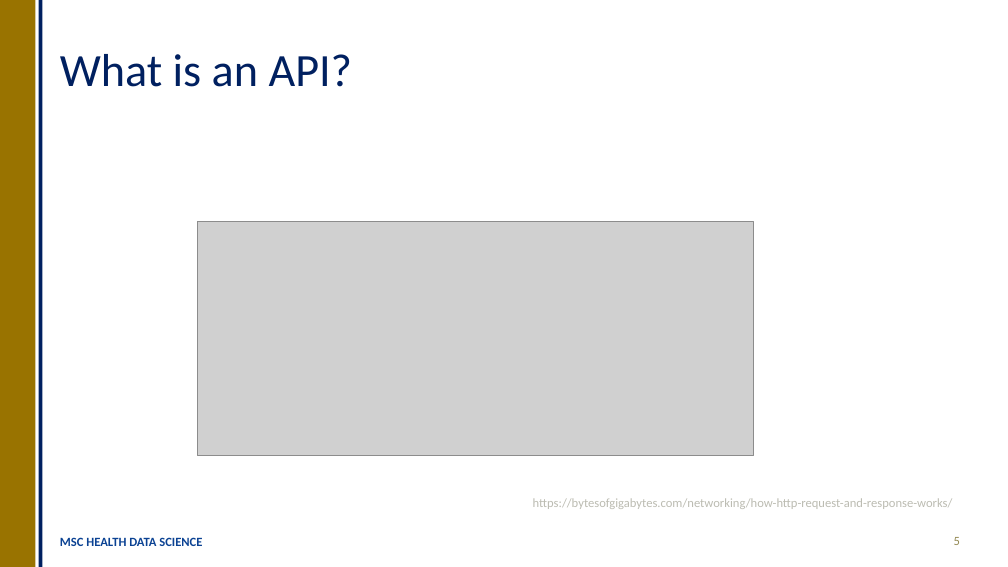
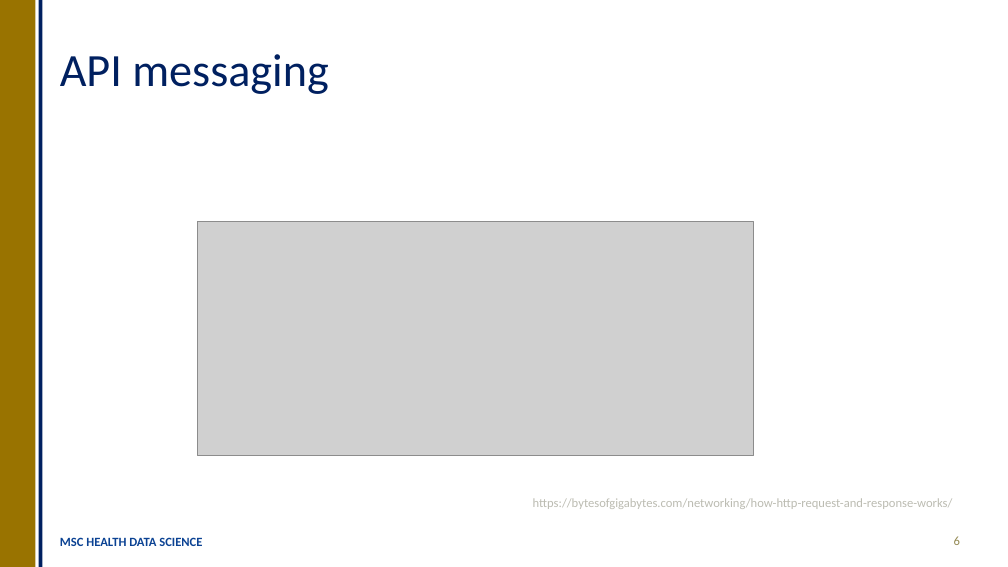
Before and after one commit to OllyButters/HDS-plumber, a slide deck: slide 6 of api_plumber_slides.pptx (slide 5 before the commit). Drawn at 1008x567 pixels with LibreOffice and Linux fonts; fonts in the diff are those of the drawing; grey boxes stand for pictures. Boxes give left, top, right and bottom in pixels: in the first picture for what was removed or moved away, otherwise in the second. Text is boxed around its words. In the diff, an @@ line names an element or a change of style, - is before the commit and + after.

```diff
--- a/api_plumber_slides.pptx
+++ b/api_plumber_slides.pptx
@@ title at bbox=[60, 54, 328, 94]: text changed @@
-What is an API?
+API messaging
```
Also in this commit, not shown: 8 other slides changed, 7 slides added, 4 other files.
